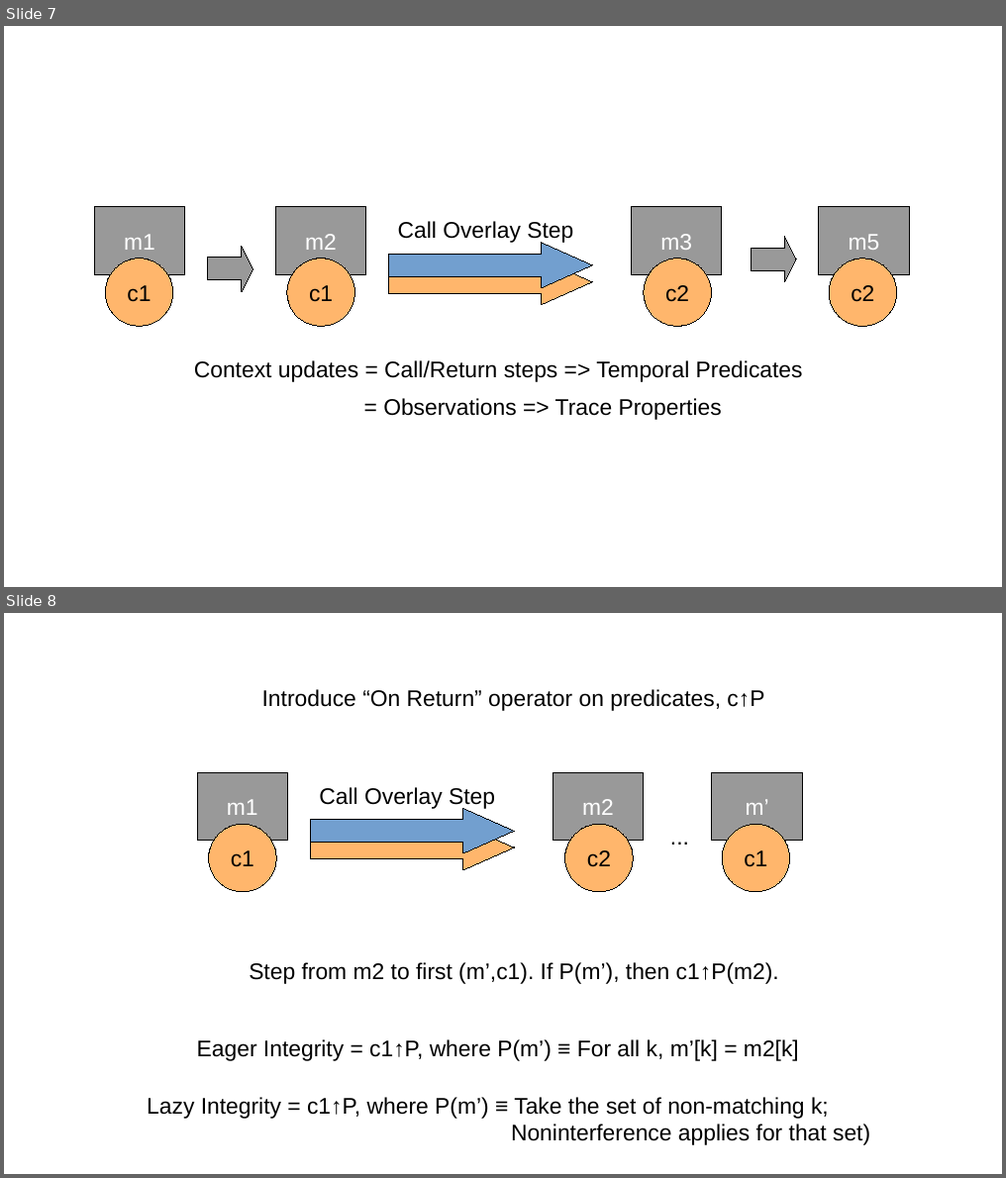
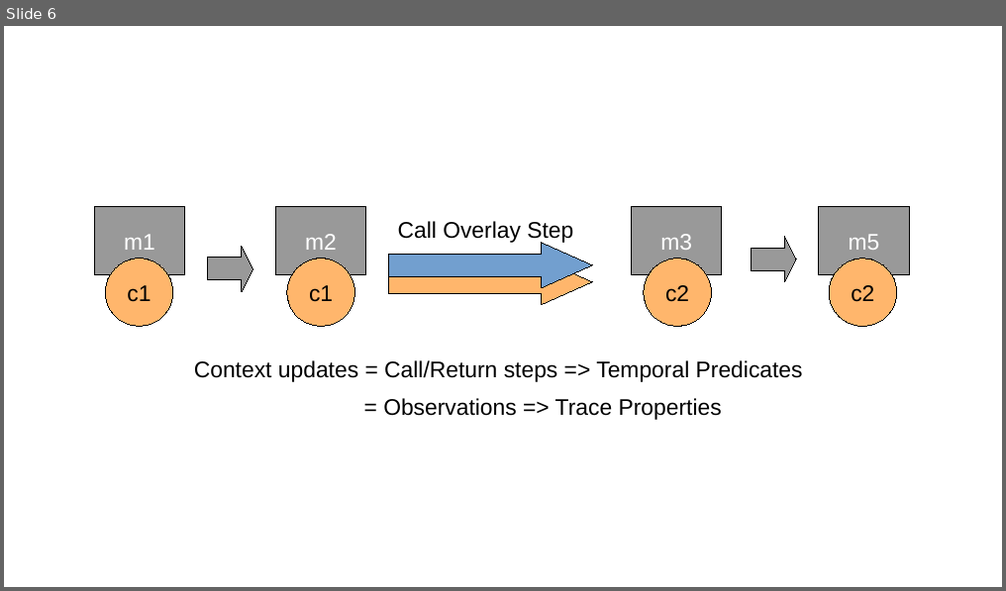
Before and after one commit to bcpierce00/interfering, a slide deck: submission5/StackPres.odp. Shown one above the other, each under a label of ours: slides 7 and 8 before the commit, slide 6 after it. The pictures are 1006x1178 and 1006x591 pixels, drawn with LibreOffice and Linux fonts; fonts in the diff are those of the drawing. Boxes give left, top, right and bottom in pixels: in the first picture for what was removed or moved away, otherwise in the second. Text is boxed around its words. In the diff, an @@ line names an element or a change of style, - is before the commit and + after.

```diff
--- a/submission5/StackPres.odp
+++ b/submission5/StackPres.odp
@@ slide 8 removed at [4, 613, 1002, 1174], background #FFFFFF @@
@@ text removed at [262, 689, 764, 711] @@
-Introduce “On Return” operator on predicates, c↑P
@@ rectangle removed at [197, 772, 287, 841] @@
-m1
@@ text removed at [319, 787, 495, 809] @@
-Call Overlay Step
@@ rectangle removed at [552, 772, 644, 841] @@
-m2
@@ rectangle removed at [712, 772, 803, 841] @@
-m’
@@ right arrow removed at [310, 809, 514, 854] @@
@@ text removed at [661, 818, 699, 852] @@
-...
@@ ellipse removed at [209, 824, 276, 892] @@
-c1
@@ right arrow removed at [310, 825, 514, 870] @@
@@ ellipse removed at [565, 824, 634, 892] @@
-c2
@@ ellipse removed at [722, 824, 790, 892] @@
-c1
@@ text removed at [249, 962, 779, 984] @@
-Step from m2 to first (m’,c1). If P(m’), then c1↑P(m2).
@@ text removed at [197, 1040, 799, 1061] @@
-Eager Integrity = c1↑P, where P(m’) ≡ For all k, m’[k] = m2[k]
@@ text removed at [147, 1097, 870, 1146] @@
-Lazy Integrity = c1↑P, where P(m’) ≡ Take the set of non-matching k;
-Noninterference applies for that set)
@@ what was slide 7 is now slide 6 @@
```
Also in this commit, not shown: 2 slides changed, 8 slides added, 4 other slides removed, 1 other file.
